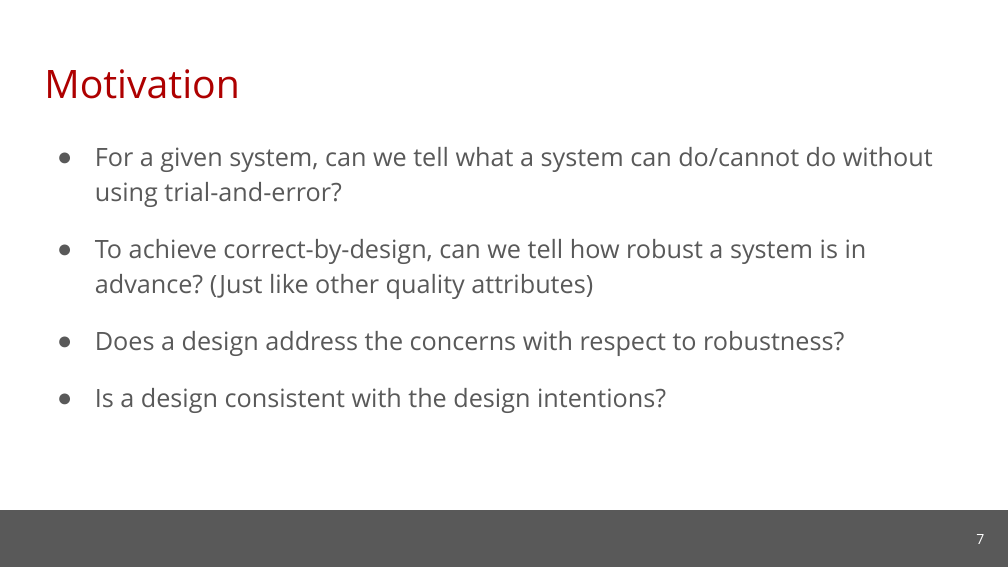
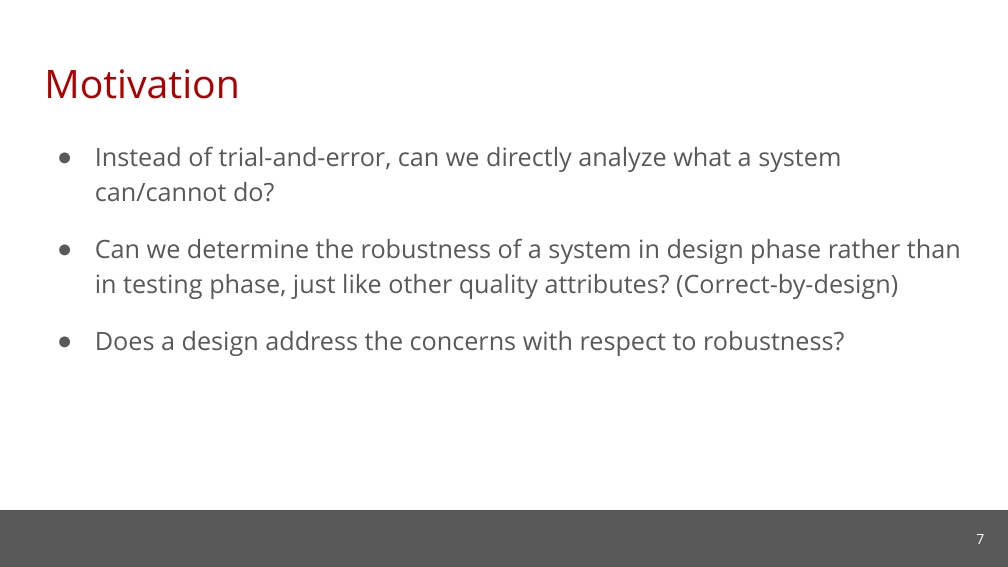
Before and after one commit to cmu-soda/Robustness, a slide deck: slide 7 of Robustness-SSSG.pptx. Drawn at 1008x567 pixels with LibreOffice and Linux fonts; fonts in the diff are those of the drawing; background and template pictures are left out. Boxes give left, top, right and bottom in pixels: in the first picture for what was removed or moved away, otherwise in the second. Text is boxed around its words. In the diff, an @@ line names an element or a change of style, - is before the commit and + after.

Commit message:
Update slides

```diff
--- a/Robustness-SSSG.pptx
+++ b/Robustness-SSSG.pptx
@@ text at [95, 146, 961, 299]: text changed @@
-● For a given system, can we tell what a system can do/cannot do without using trial-and-error?
-● To achieve correct-by-design, can we tell how robust a system is in advance? (Just like other quality attributes)
+● Instead of trial-and-error, can we directly analyze what a system can/cannot do?
+● Can we determine the robustness of a system in design phase rather than in testing phase, just like other quality attributes? (Correct-by-design)
@@ text at [95, 388, 666, 413]: paragraph removed @@
-● Is a design consistent with the design intentions?
```
Also in this commit, not shown: 8 other slides changed, 4 slides added, 1 slide removed.
